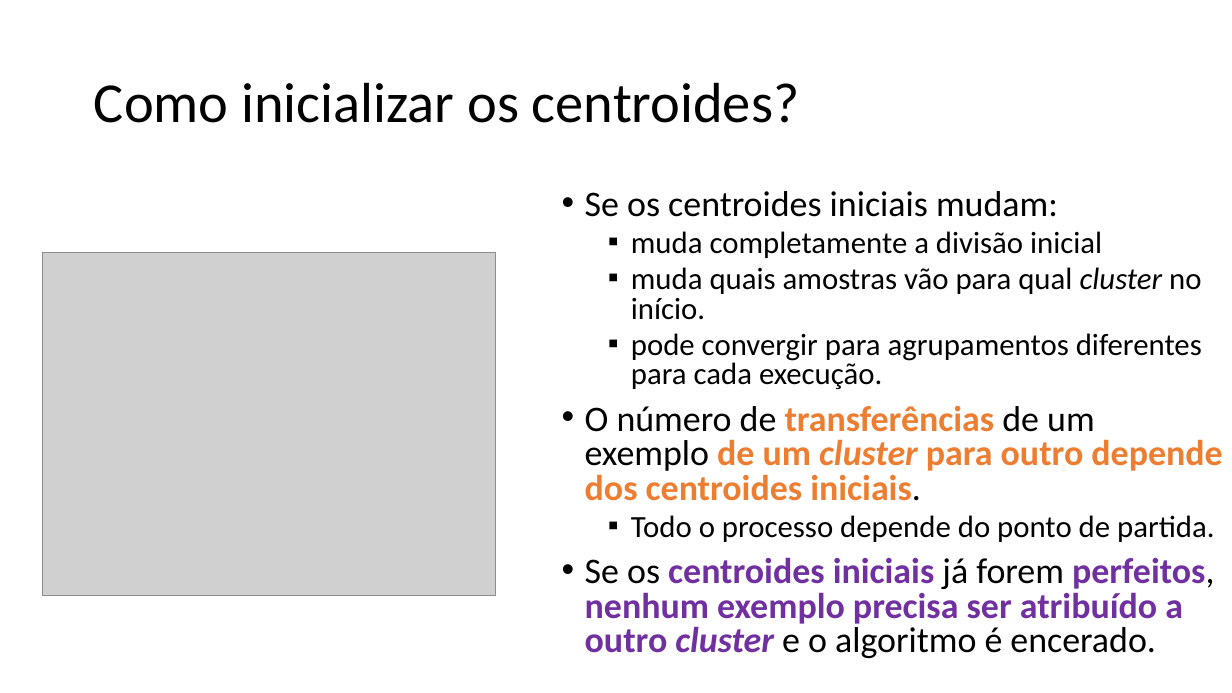
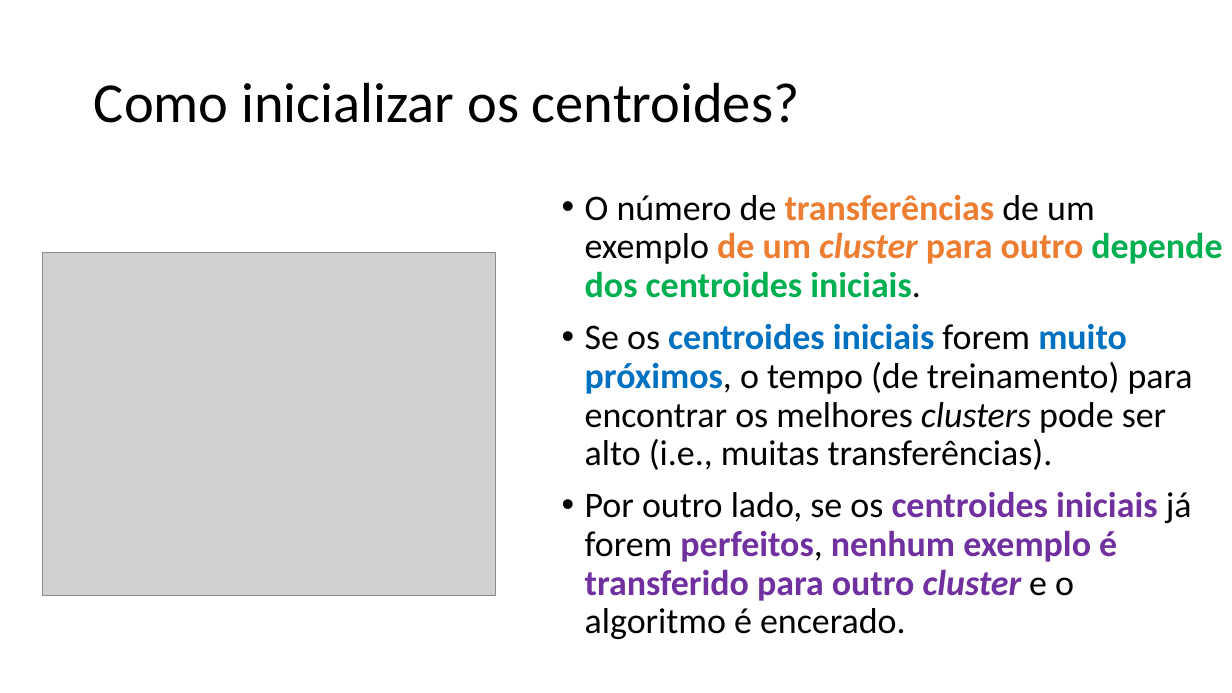
Before and after one commit to zz4fap/c24_inteligencia_artificial, a slide deck: slide 29 of slides/C24_kMeans.pptx (slide 28 before the commit). Drawn at 1232x693 pixels with LibreOffice and Linux fonts; fonts in the diff are those of the drawing; grey boxes stand for pictures. Boxes give left, top, right and bottom in pixels: in the first picture for what was removed or moved away, otherwise in the second. Text is boxed around its words. In the diff, an @@ line names an element or a change of style, - is before the commit and + after.

```diff
--- a/slides/C24_kMeans.pptx
+++ b/slides/C24_kMeans.pptx
@@ text at bbox=[585, 191, 1202, 389]: paragraphs removed @@
-• Se os centroides iniciais mudam:
-  ▪ muda completamente a divisão inicial
-  ▪ muda quais amostras vão para qual cluster no início.
-  ▪ pode convergir para agrupamentos diferentes para cada execução.
@@ text at bbox=[585, 195, 1222, 298]: text colour #ED7D31 to #00B050 in "depende dos centroides iniciais."; line spacing 0.8 to 0.9 @@
@@ text at bbox=[585, 323, 1193, 639]: text changed; text colour #7030A0 to #000000; bold off @@
-  ▪ Todo o processo depende do ponto de partida.
-• Se os centroides iniciais já forem perfeitos, nenhum exemplo precisa ser atribuído a outro cluster e o algoritmo é encerado.
+• Se os centroides iniciais forem muito próximos, o tempo (de treinamento) para encontrar os melhores clusters pode ser alto (i.e., muitas transferências).
+• Por outro lado, se os centroides iniciais já forem perfeitos, nenhum exemplo é transferido para outro cluster e o algoritmo é encerado.
```
Also in this commit, not shown: 11 other slides changed, 5 slides added, 3 other files.
